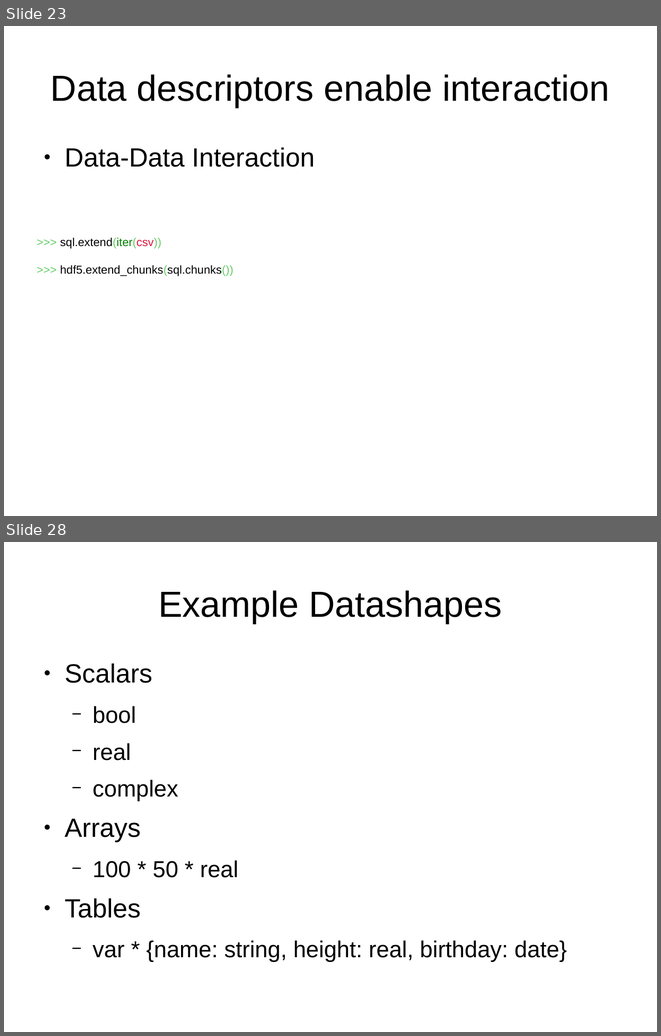
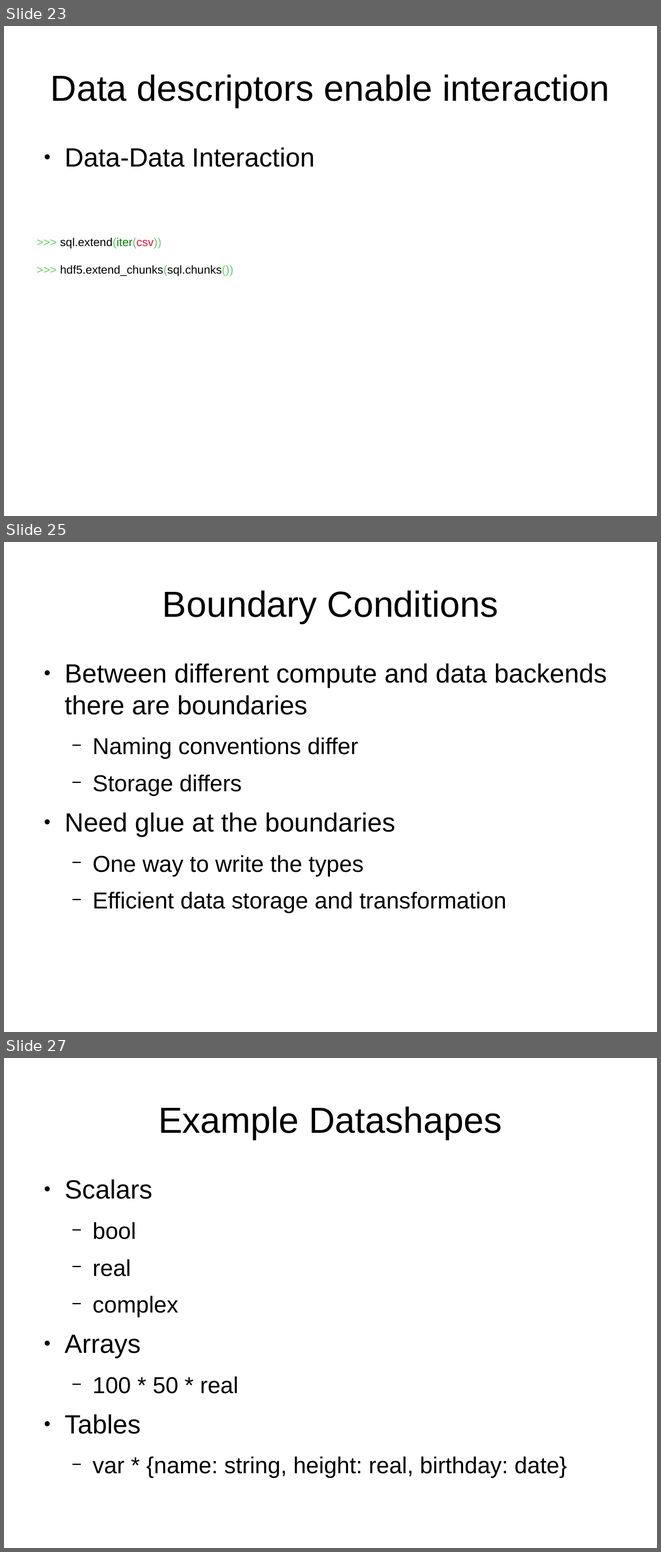
Before and after one commit to mrocklin/blaze-scipy-2014, a slide deck: SciPy2014Blaze.odp. Shown one above the other, each under a label of ours: slides 23 and 28 before the commit, slides 23, 25 and 27 after it; the slides between them are not shown. The pictures are 661x1036 and 661x1552 pixels, drawn with LibreOffice and Linux fonts; fonts in the diff are those of the drawing; background and template pictures are left out. Boxes give left, top, right and bottom in pixels: in the first picture for what was removed or moved away, otherwise in the second. Text is boxed around its words. In the diff, an @@ line names an element or a change of style, - is before the commit and + after.

```diff
--- a/SciPy2014Blaze.odp
+++ b/SciPy2014Blaze.odp
@@ slide 25 added at (x1=4, y1=542, x2=657, y2=1032), background picture (left out) @@
@@ title added at (x1=162, y1=590, x2=498, y2=623), 44 pt, text #000000 @@
+Boundary Conditions
@@ text added at (x1=64, y1=663, x2=607, y2=913), 28 pt, text #000000 @@
+● Between different compute and data backends there are boundaries
+  − Naming conventions differ
+  − Storage differs
+● Need glue at the boundaries
+  − One way to write the types
+  − Efficient data storage and transformation
@@ what was slide 28 is now slide 27 @@
```
Also in this commit, not shown: 4 slides changed, 3 other slides added, 5 slides removed.
